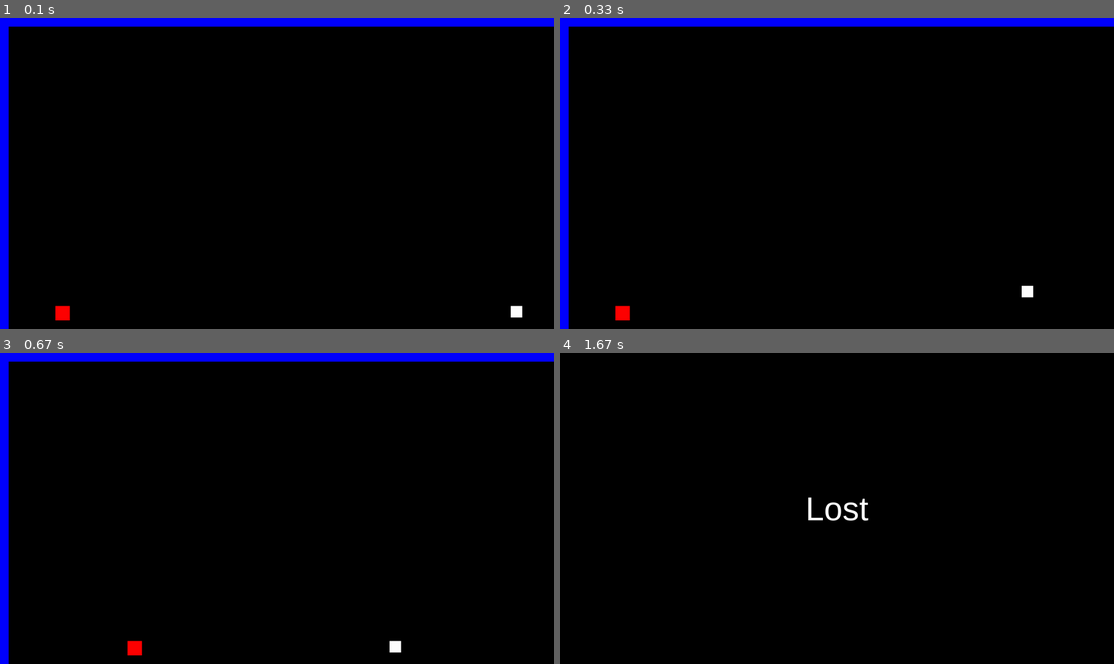
Above: before the commit, frames 1-4 (two rows, left to right).
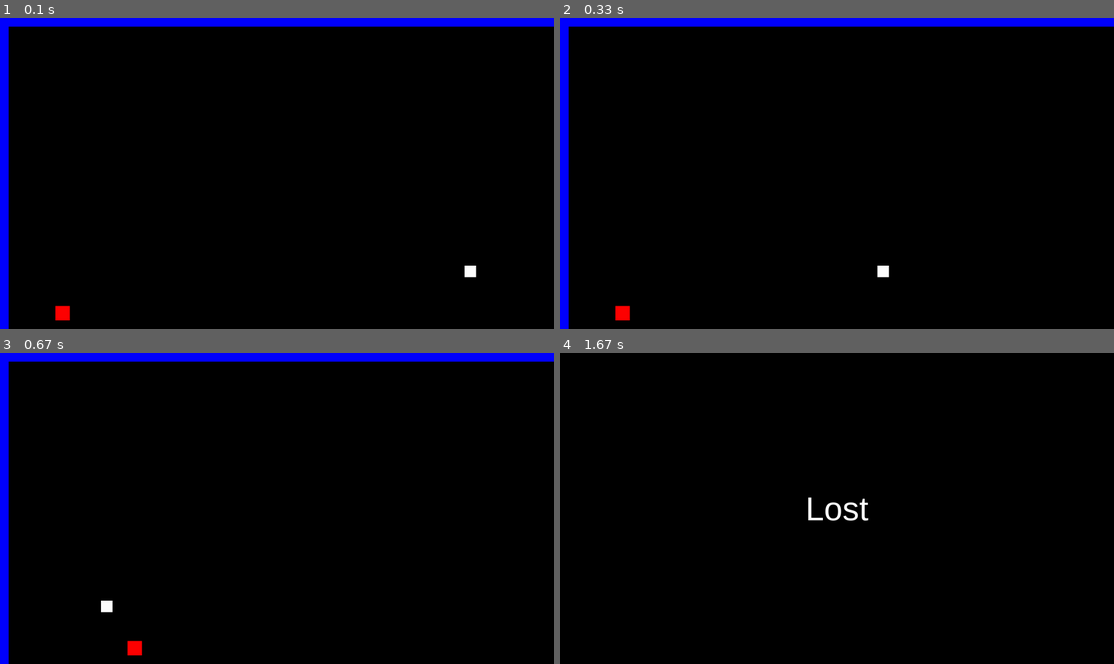
Above: after the commit, the same moments.

Repository: Sandwich-God/my-pygame-projects
Game: pygame game, started from test/test.py
The game is run twice, just before and just after one commit, with the same random seed, the same clock (stepped at 60 frames per second) and the same inputs.
Inputs:
- Up to frame 1 (0.1 s): no input
- Up to frame 2 (0.33 s): no input
- Up to frame 3 (0.67 s): hold D from 0.33 s (still down)
- Up to frame 4 (1.67 s): release D at 0.8 s; hold W 0.83-1.13 s; hold D 1.17-1.63 s

The runs differ from the first frame. In frame 1, 0.2% of the frame differs, in the area x 83-95%, y 79-97%; in frame 2, 0.2%; in frame 3, 0.2%; in frame 4, nothing differs.

Commit message:
update
Fixed the system that picked one white square to go into a row

Diff:
--- a/test/test.py
+++ b/test/test.py
@@ -47,6 +47,7 @@
 points = 0
 lives = 3
 on = True
+testv = random.randrange(1, 9)
 
 def player():
 	pygame.draw.rect(Display, red, (x, y, width, height))
@@ -78,22 +79,27 @@
 			jumpCount = 10
 			jump = False
 def test():
-	testv = random.randrange(1, 3)
-	if testv == 1:
+	global testv, OBx, OB2x, OB3x
+	if testv >= 1 and testv <= 3:
+		OBx -= 30
 		Object()
 		ObjectCollision()
-	if testv == 2:
+	if testv >= 4 and testv <= 6:
+		OB2x -= 30
 		Object2()
 		Object2Collision()
-	if testv == 3:
+	if testv >= 7 and testv <= 9:
+		OB3x -= 30
 		Object3()
 		Object3Collision()
 
 def ObjectCollision():
-	global OBx, OBy, DisplayH, DisplayW, x, y
+	global OBx, OBy, DisplayH, DisplayW, x, y, testv
 	if OBx < 30:
 		OBx = displayW - 70
 		OBy = displayH - 80
+		testv = random.randrange(1, 9)
+		print('1')
 
 	if x > OBx and x < OBx + 40 and y > OBy and y < OBy + 40:
 		hit()
@@ -108,10 +114,12 @@
 		hit()
 
 def Object2Collision():
-	global OB2x, OB2y, DisplayH, DisplayW, x, y
+	global OB2x, OB2y, DisplayH, DisplayW, x, y, testv
 	if OB2x < 30:
 		OB2x = displayW - 70
 		OB2y = displayH - 150
+		testv = random.randrange(1, 9)
+		print('2')
 
 	if x > OB2x and x < OB2x + 40 and y > OB2y and y < OB2y + 40:
 		hit()
@@ -126,10 +134,12 @@
 		hit()
 
 def Object3Collision():
-	global OB3x, OB3y, DisplayH, DisplayW, x, y
+	global OB3x, OB3y, DisplayH, DisplayW, x, y, testv
 	if OB3x < 30:
 		OB3x = displayW - 70
 		OB3y = displayH - 220
+		testv = random.randrange(1, 9)
+		print('3')
 
 	if x > OB3x and x < OB3x + 40 and y > OB3y and y < OB3y + 40:
 		hit()
@@ -169,9 +179,6 @@
 	global on, points, OBx, OB2x, OB3x
 	on = True
 	while on:
-		OBx -= 10
-		OB2x -= 10
-		OB3x -= 10
 		for event in pygame.event.get():
 			if event.type == pygame.QUIT:
 				on = False
